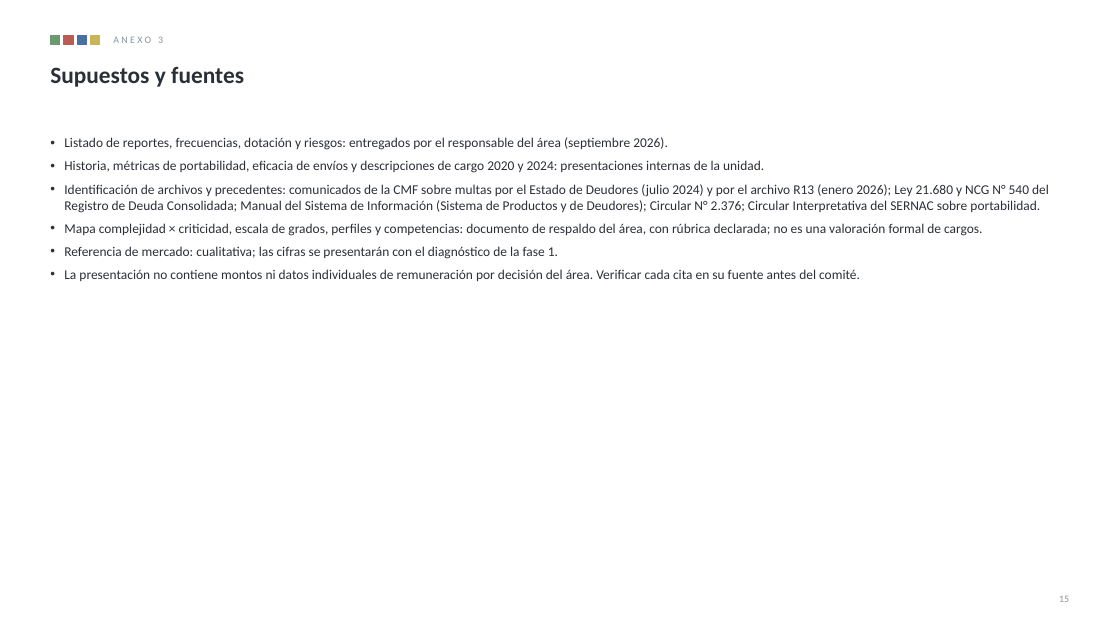
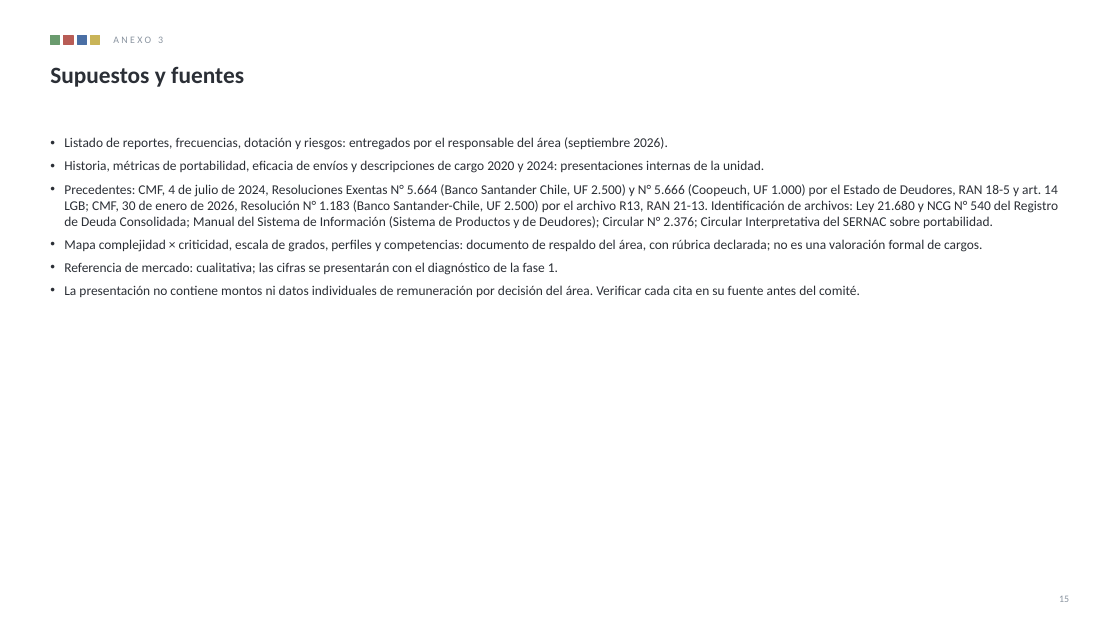
Before and after one commit to Alex-71/sense-energy-dashboard-frontend, a slide deck: slide 15 of docs/benchmarking/presentacion-reportes-normativos-v2.pptx. Drawn at 1120x630 pixels with LibreOffice and Linux fonts; fonts in the diff are those of the drawing. Boxes give left, top, right and bottom in pixels: in the first picture for what was removed or moved away, otherwise in the second. Text is boxed around its words. In the diff, an @@ line names an element or a change of style, - is before the commit and + after.

```diff
--- a/docs/benchmarking/presentacion-reportes-normativos-v2.pptx
+++ b/docs/benchmarking/presentacion-reportes-normativos-v2.pptx
@@ text at (x1=64, y1=184, x2=1058, y2=228): text changed @@
-• Identificación de archivos y precedentes: comunicados de la CMF sobre multas por el Estado de Deudores (julio 2024) y por el archivo R13 (enero 2026); Ley 21.680 y NCG N° 540 del Registro de Deuda Consolidada; Manual del Sistema de Información (Sistema de Productos y de Deudores); Circular N° 2.376; Circular Interpretativa del SERNAC sobre portabilidad.
+• Precedentes: CMF, 4 de julio de 2024, Resoluciones Exentas N° 5.664 (Banco Santander Chile, UF 2.500) y N° 5.666 (Coopeuch, UF 1.000) por el Estado de Deudores, RAN 18-5 y art. 14 LGB; CMF, 30 de enero de 2026, Resolución N° 1.183 (Banco Santander-Chile, UF 2.500) por el archivo R13, RAN 21-13. Identificación de archivos: Ley 21.680 y NCG N° 540 del Registro de Deuda Consolidada; Manual del Sistema de Información (Sistema de Productos y de Deudores); Circular N° 2.376; Circular Interpretativa del SERNAC sobre portabilidad.
```
Also in this commit, not shown: 1 other slide changed, 2 other files.
